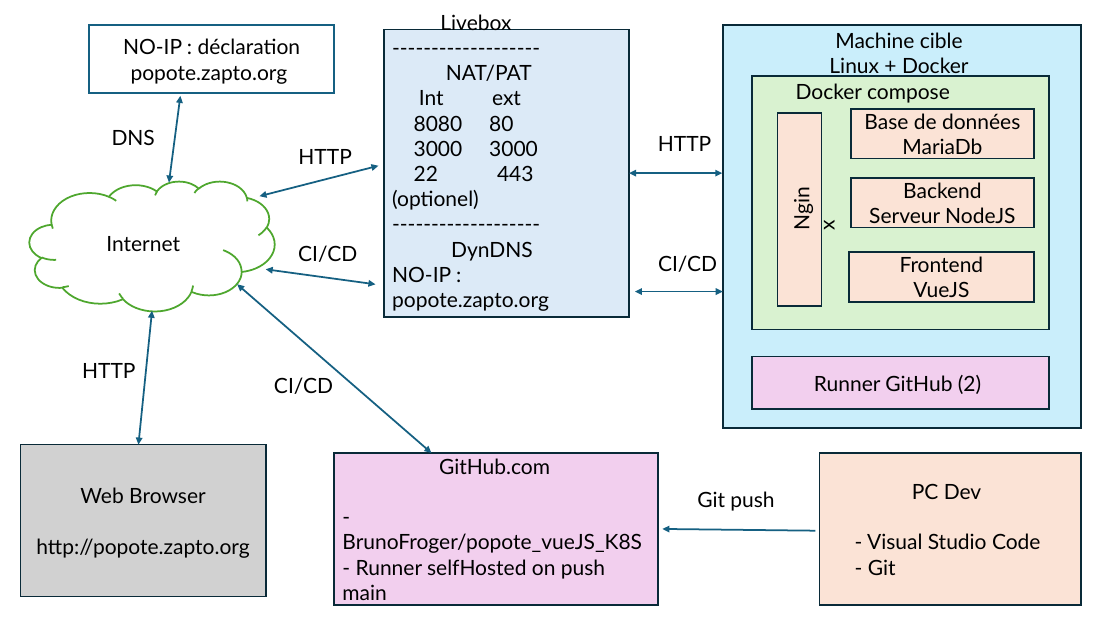
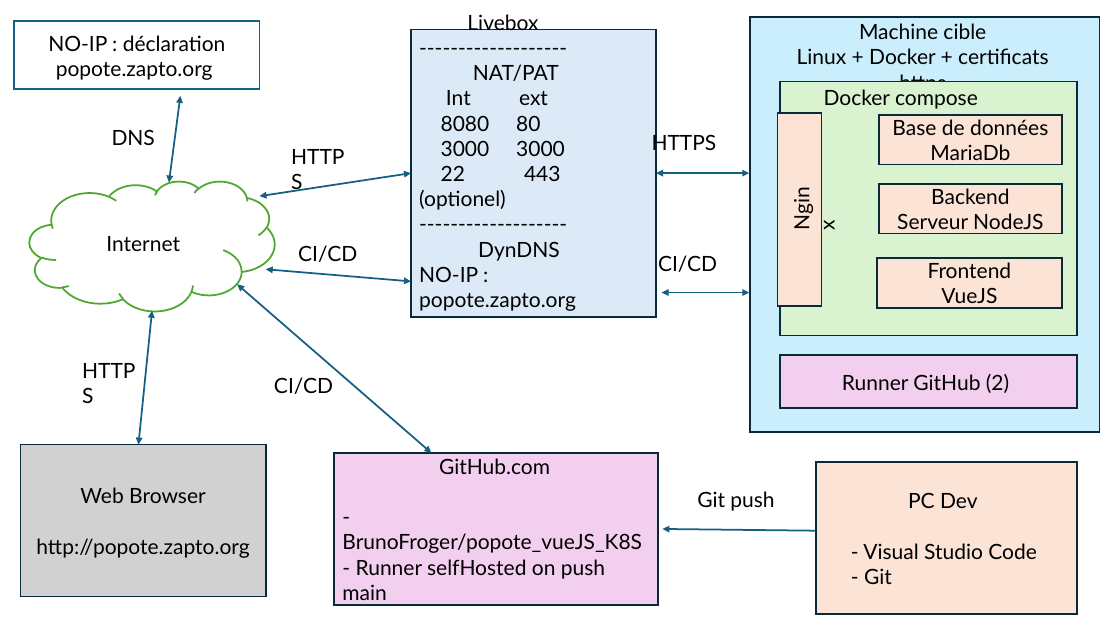
Before and after one commit to BrunoFroger/popote_vueJS_K8S, a slide deck: slide 1 of architecture_popote.pptx. Drawn at 1120x630 pixels with LibreOffice and Linux fonts; fonts in the diff are those of the drawing. Boxes give left, top, right and bottom in pixels: in the first picture for what was removed or moved away, otherwise in the second. Text is boxed around its words. In the diff, an @@ line names an element or a change of style, - is before the commit and + after.

```diff
--- a/architecture_popote.pptx
+++ b/architecture_popote.pptx
@@ rectangle "NO-IP : déclaration popote.zapto.org": place and size @@
-rectangle "NO-IP : déclaration popote.zapto.org" at box(89, 25, 334, 93)
+rectangle "NO-IP : déclaration popote.zapto.org" at box(14, 21, 260, 89)
@@ rectangle: place and size @@
-rectangle at box(723, 25, 1081, 429)
+rectangle at box(750, 17, 1100, 432)
@@ text at box(797, 23, 1048, 64): text changed @@
-Machine cible
-Linux + Docker
+Machine cible
+Linux + Docker + certificats https
@@ 4 rectangles, 1 text: place and size @@
-4 rectangles, 1 text at box(752, 76, 1049, 329)
+4 rectangles, 1 text at box(780, 82, 1077, 335)
@@ text at box(899, 71, 946, 82): text changed @@
-HTTP
+HTTPS
@@ text at box(652, 131, 717, 154): text changed @@
-HTTP
+HTTPS
@@ double arrow moved from (260, 197) - (378, 166) to (260, 197) - (411, 173) @@
@@ double arrow moved from (266, 270) - (376, 284) to (266, 270) - (411, 281) @@
@@ 2 double arrows, 1 rectangle: place and size @@
-2 double arrows, 1 rectangle at box(384, 29, 723, 317)
+2 double arrows, 1 rectangle at box(411, 29, 749, 317)
@@ rectangle "Runner GitHub (2)": place and size @@
-rectangle "Runner GitHub (2)" at box(752, 356, 1049, 409)
+rectangle "Runner GitHub (2)" at box(780, 355, 1077, 408)
@@ rectangle "PC Dev - Visual Studio ...": place and size @@
-rectangle "PC Dev - Visual Studio ..." at box(820, 453, 1081, 605)
+rectangle "PC Dev - Visual Studio ..." at box(816, 462, 1077, 614)
```
Also in this commit, not shown: 1 other file.
